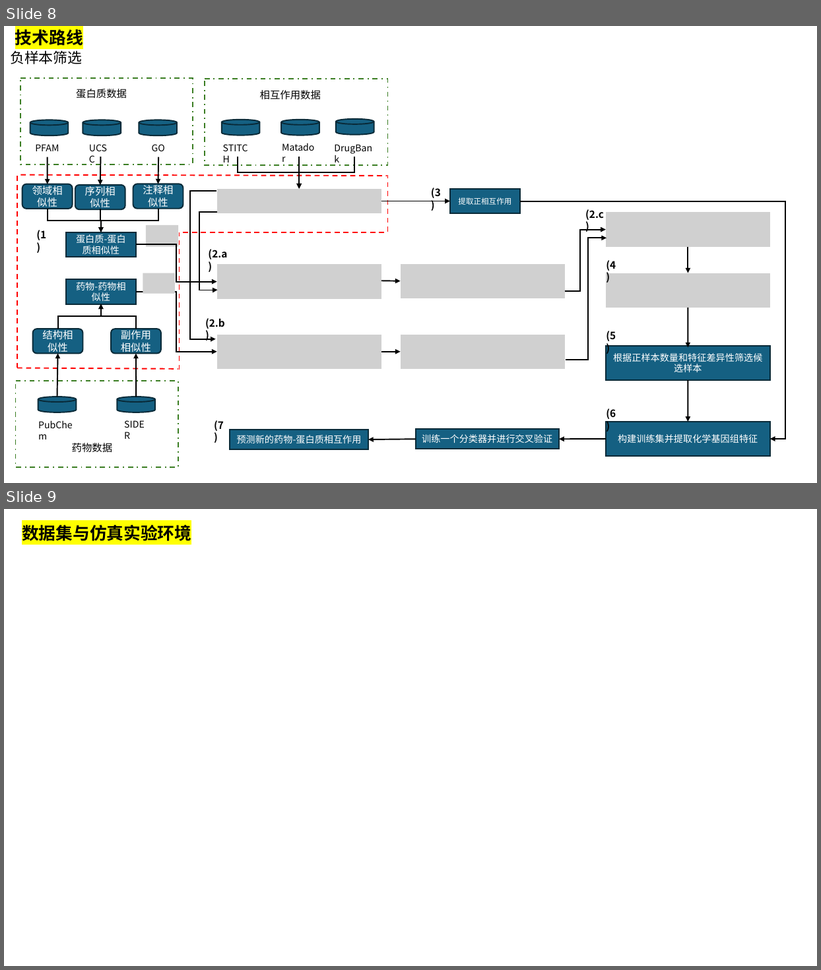
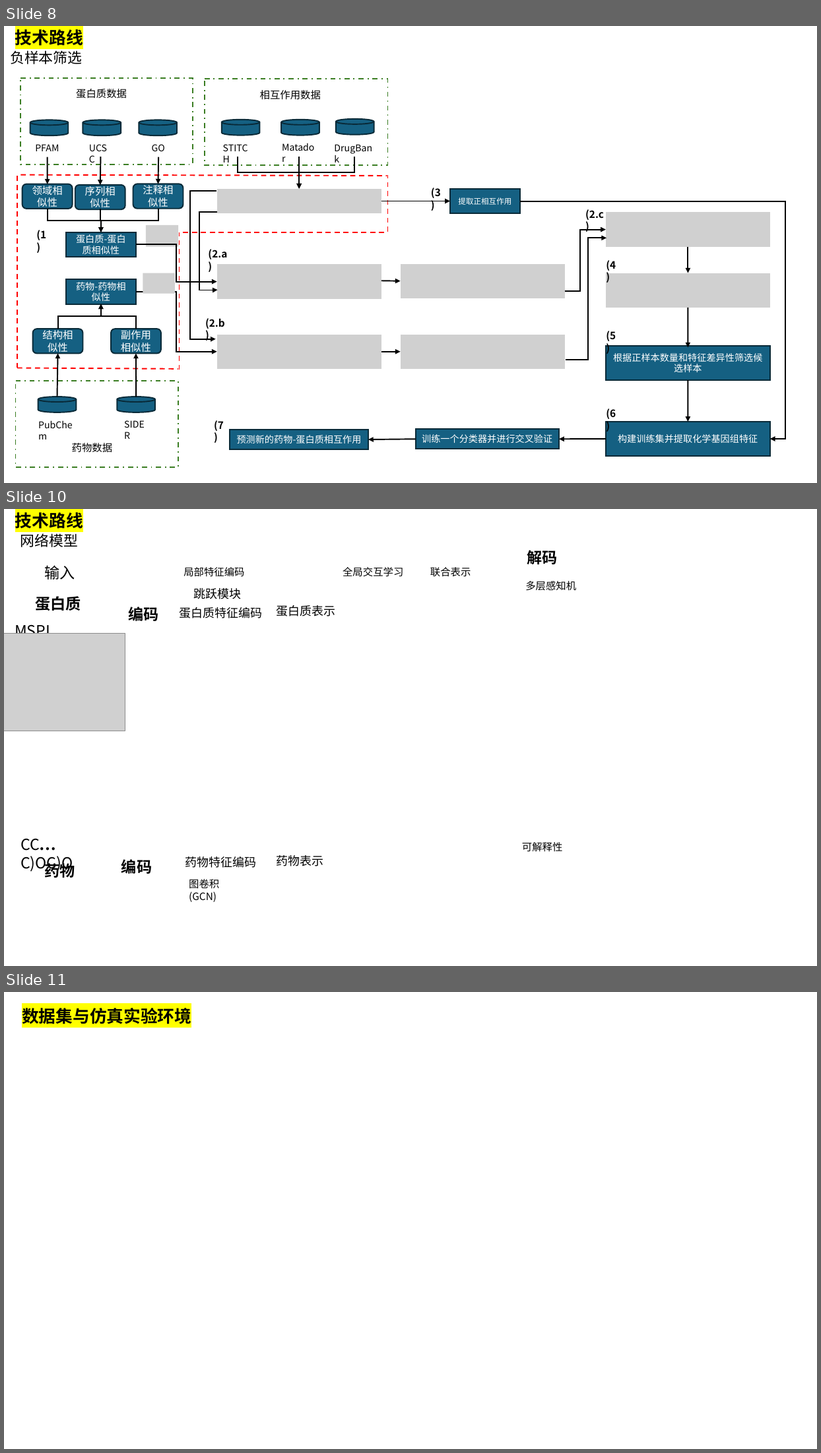
Before and after one commit to ttt123258/survey-outer, a slide deck: 开题提交/答辩ppt.pptx. Shown one above the other, each under a label of ours: slides 8 and 9 before the commit, slides 8, 10 and 11 after it; the slides between them are not shown. The pictures are 821x970 and 821x1453 pixels, drawn with LibreOffice and Linux fonts; fonts in the diff are those of the drawing; grey boxes stand for pictures. Boxes give left, top, right and bottom in pixels: in the first picture for what was removed or moved away, otherwise in the second. Text is boxed around its words. In the diff, an @@ line names an element or a change of style, - is before the commit and + after.

```diff
--- a/开题提交/答辩ppt.pptx
+++ b/开题提交/答辩ppt.pptx
@@ slide 10 added at [4, 509, 817, 966], background #FFFFFF @@
@@ title added at [15, 512, 83, 529], 20 pt, text #000000, bold @@
+技术路线
@@ subtitle added at [20, 533, 78, 547], 17 pt, text #000000 @@
+网络模型
@@ text added at [45, 565, 75, 580], 18 pt, text #000000 @@
+输入
@@ text added at [184, 567, 244, 577], 12 pt, text #000000 @@
+局部特征编码
@@ text added at [343, 567, 403, 577], 12 pt, text #000000 @@
+全局交互学习
@@ text added at [430, 567, 471, 577], 12 pt, text #000000 @@
+联合表示
@@ text added at [527, 550, 558, 564], 18 pt, text #000000, bold @@
+解码
@@ text added at [525, 581, 576, 591], 12 pt, text #000000 @@
+多层感知机
@@ text added at [36, 596, 81, 611], 18 pt, text #000000, bold @@
+蛋白质
@@ text added at [129, 607, 159, 621], 18 pt, text #000000, bold @@
+编码
@@ text added at [180, 607, 263, 619], 14 pt, text #000000 @@
+蛋白质特征编码
@@ text added at [194, 588, 242, 599], 14 pt, text #000000 @@
+跳跃模块
@@ text added at [277, 605, 336, 617], 14 pt, text #000000 @@
+蛋白质表示
@@ text added at [15, 621, 71, 634], 18 pt, text #000000 @@
+MSPL… RKAS
@@ picture added at [4, 634, 125, 731] @@
@@ text added at [20, 838, 73, 872], 18 pt, text #000000 @@
+CC… C)OC)O
@@ text added at [522, 842, 563, 852], 12 pt, text #000000 @@
+可解释性
@@ text added at [45, 861, 75, 881], 18 pt, text #000000, bold @@
+药物
@@ text added at [121, 859, 152, 874], 18 pt, text #000000, bold @@
+编码
@@ text added at [186, 857, 257, 868], 14 pt, text #000000 @@
+药物特征编码
@@ text added at [277, 855, 324, 867], 14 pt, text #000000 @@
+药物表示
@@ text added at [189, 879, 219, 902], 12 pt, text #000000 @@
+图卷积(GCN)
@@ what was slide 9 is now slide 11 @@
```
Also in this commit, not shown: 1 other slide added, 33 other files.
